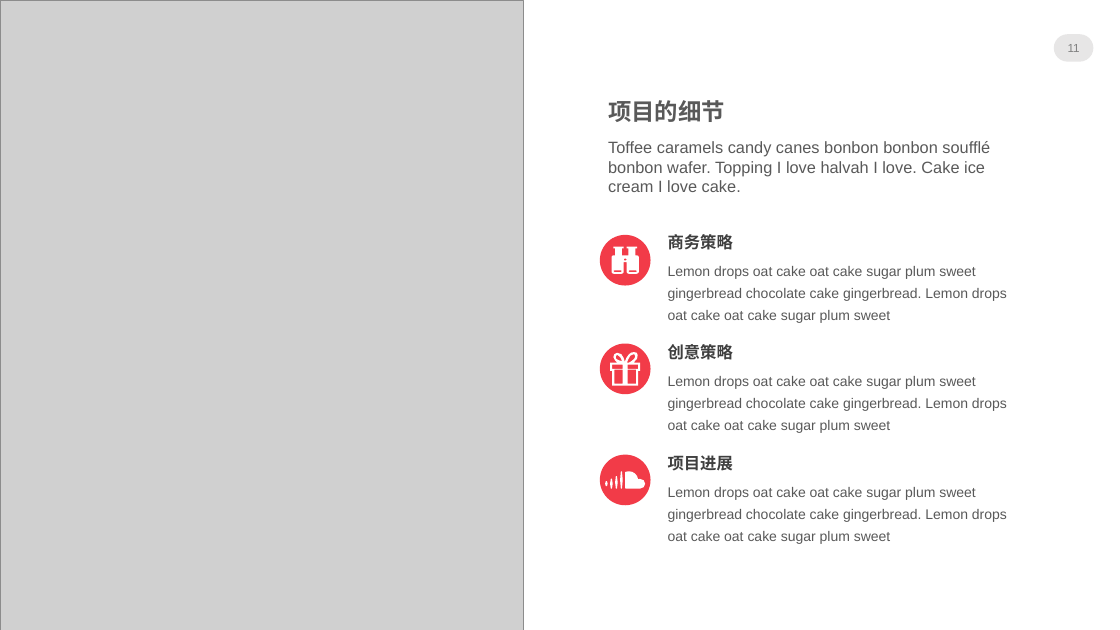
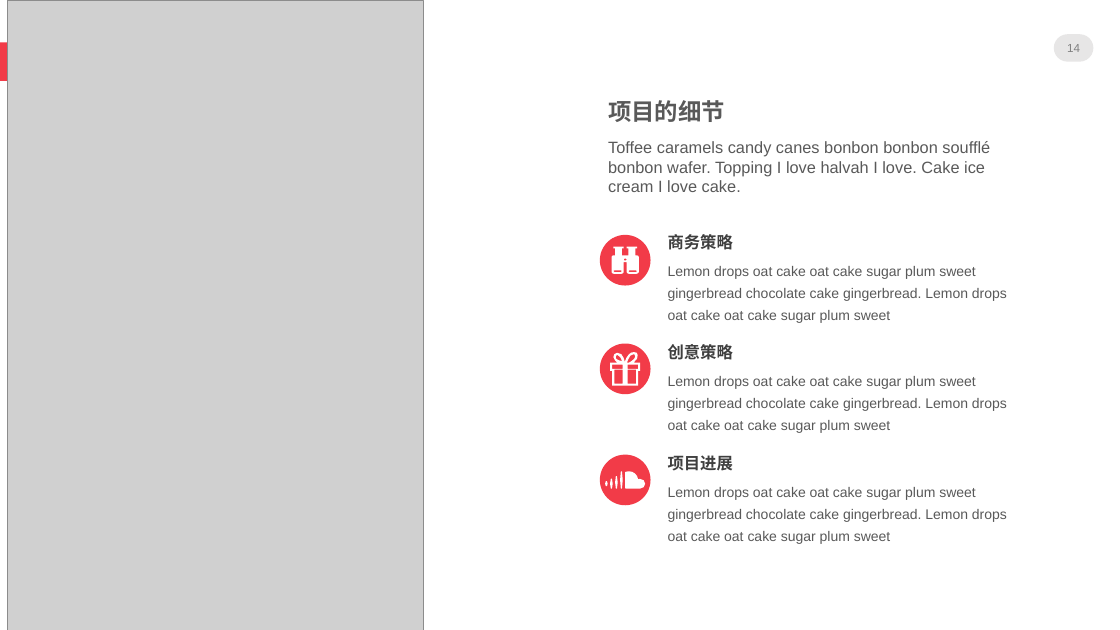
Before and after one commit to MIAeh/timeline-software-testing, a slide deck: slide 14 of 项目文件/汇报PPT(徐雯蕾:杨政达:孙雨晶:侯峂欣).pptx (slide 11 before the commit). Drawn at 1120x630 pixels with LibreOffice and Linux fonts; fonts in the diff are those of the drawing; grey boxes stand for pictures; background and template pictures are left out. Boxes give left, top, right and bottom in pixels: in the first picture for what was removed or moved away, otherwise in the second. Text is boxed around its words. In the diff, an @@ line names an element or a change of style, - is before the commit and + after.

Commit message:
update PPT

```diff
--- a/项目文件/汇报PPT(徐雯蕾:杨政达:孙雨晶:侯峂欣).pptx
+++ b/项目文件/汇报PPT(徐雯蕾:杨政达:孙雨晶:侯峂欣).pptx
@@ picture: place and size @@
-picture at [0, 0, 523, 630]
+picture at [8, 0, 423, 630]
@@ page number at [1067, 44, 1080, 52]: text changed @@
-11
+14
```
Also in this commit, not shown: 3 other slides changed, 3 slides added, 1 other file.
